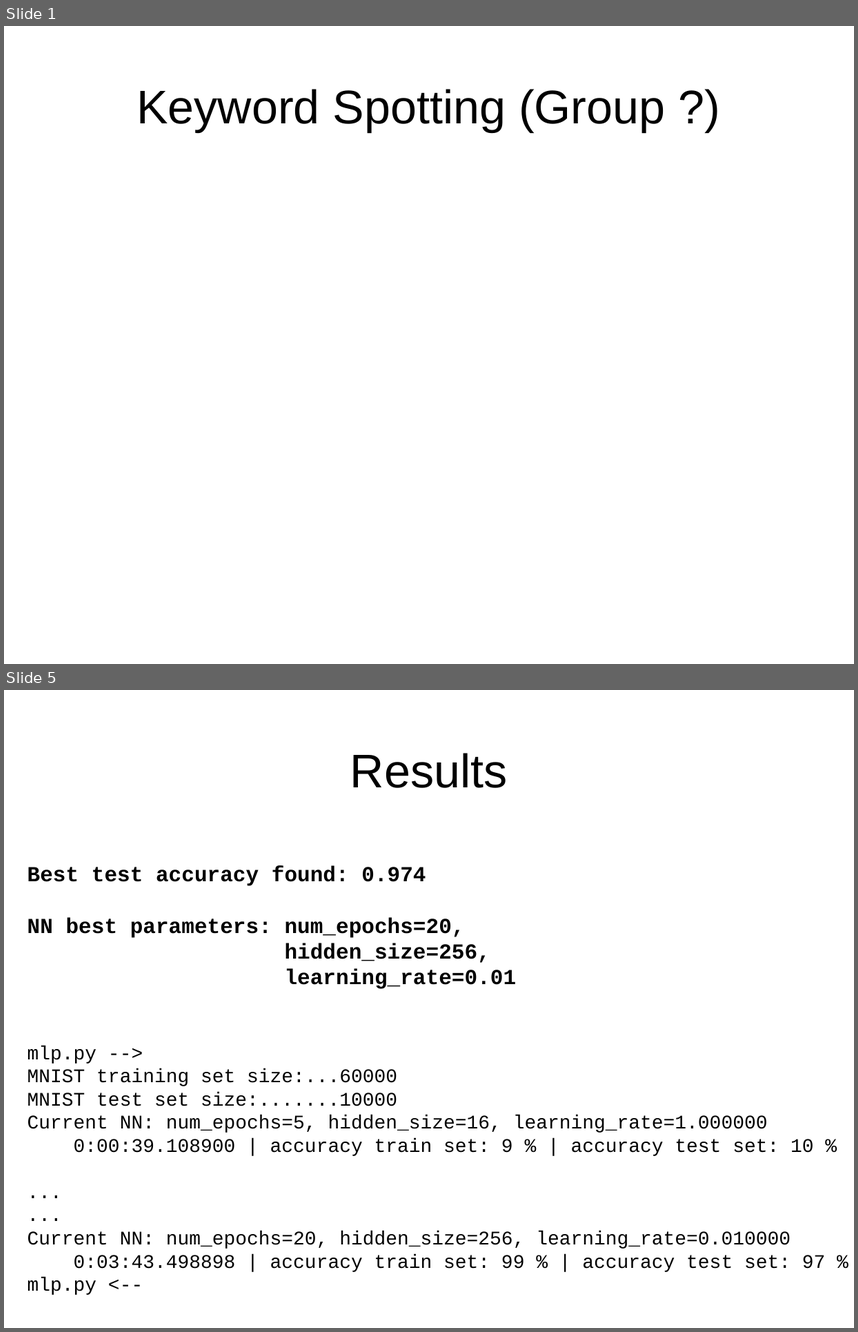
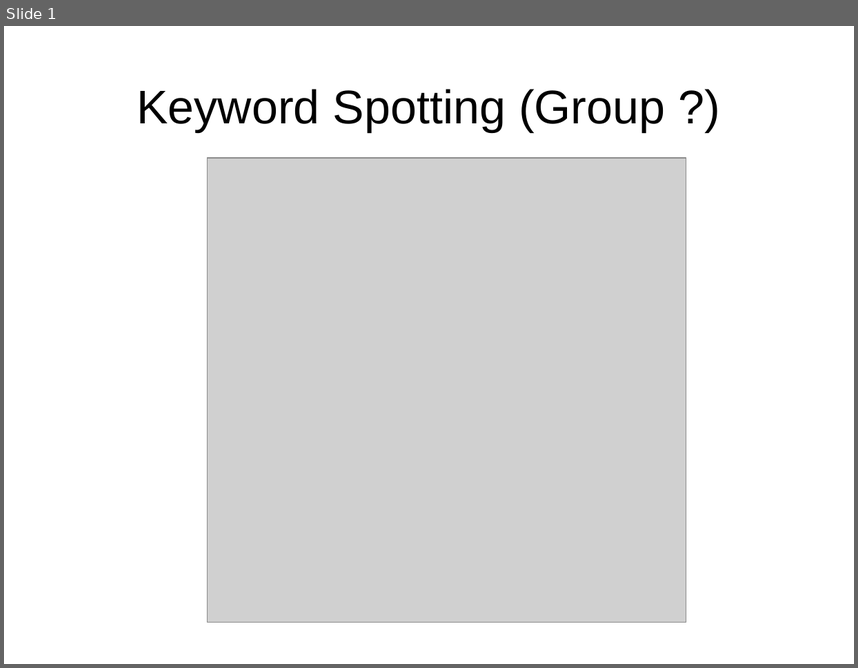
Before and after one commit to lukaszbinden/jmcs-pattern-recognition, a slide deck: Exercice_3/presentation.pptx. Shown one above the other, each under a label of ours: slides 1 and 5 before the commit, slide 1 after it; the slides between them are not shown. The pictures are 858x1332 and 858x668 pixels, drawn with LibreOffice and Linux fonts; fonts in the diff are those of the drawing; grey boxes stand for pictures. Boxes give left, top, right and bottom in pixels: in the first picture for what was removed or moved away, otherwise in the second. Text is boxed around its words. In the diff, an @@ line names an element or a change of style, - is before the commit and + after.

```diff
--- a/Exercice_3/presentation.pptx
+++ b/Exercice_3/presentation.pptx
@@ slide 5 removed at bbox=[4, 690, 854, 1328], background #FFFFFF @@
@@ title removed at bbox=[350, 753, 508, 788] @@
-Results
@@ text removed at bbox=[27, 866, 826, 1294] @@
-Best test accuracy found: 0.974
-NN best parameters: num_epochs=20,
-hidden_size=256,
-learning_rate=0.01
-mlp.py -->
-MNIST training set size:...60000
-MNIST test set size:.......10000
-Current NN: num_epochs=5, hidden_size=16, learning_rate=1.000000
-0:00:39.108900 | accuracy train set: 9 % | accuracy test set: 10 %
-...
-...
-Current NN: num_epochs=20, hidden_size=256, learning_rate=0.010000
-0:03:43.498898 | accuracy train set: 99 % | accuracy test set: 97 %
-mlp.py <--
@@ slide 1 changed as well @@
@@ picture added at bbox=[208, 158, 686, 622] @@
```
Also in this commit, not shown: 1 other slide changed, 11 slides added, 4 other slides removed.
